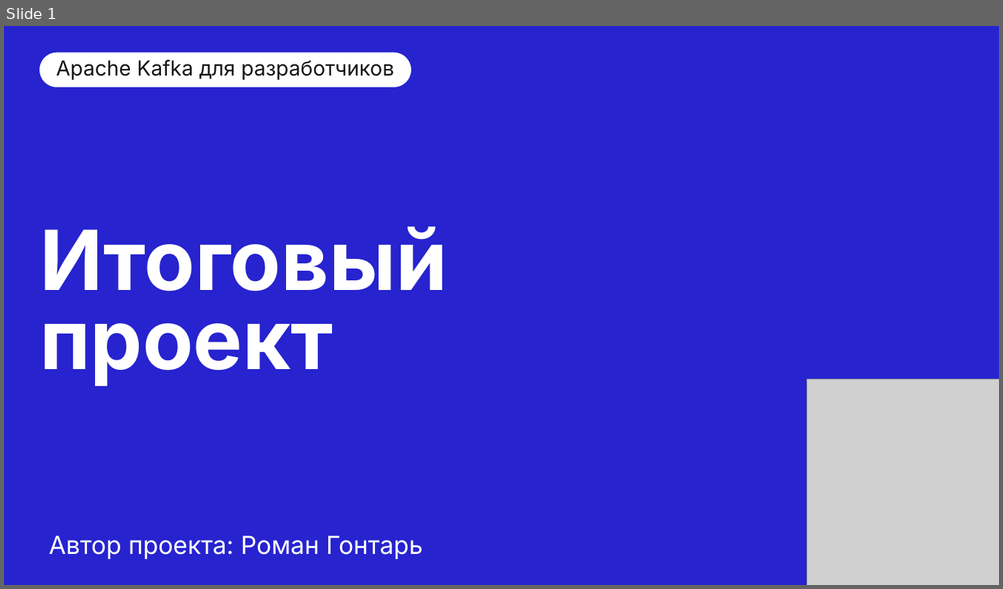
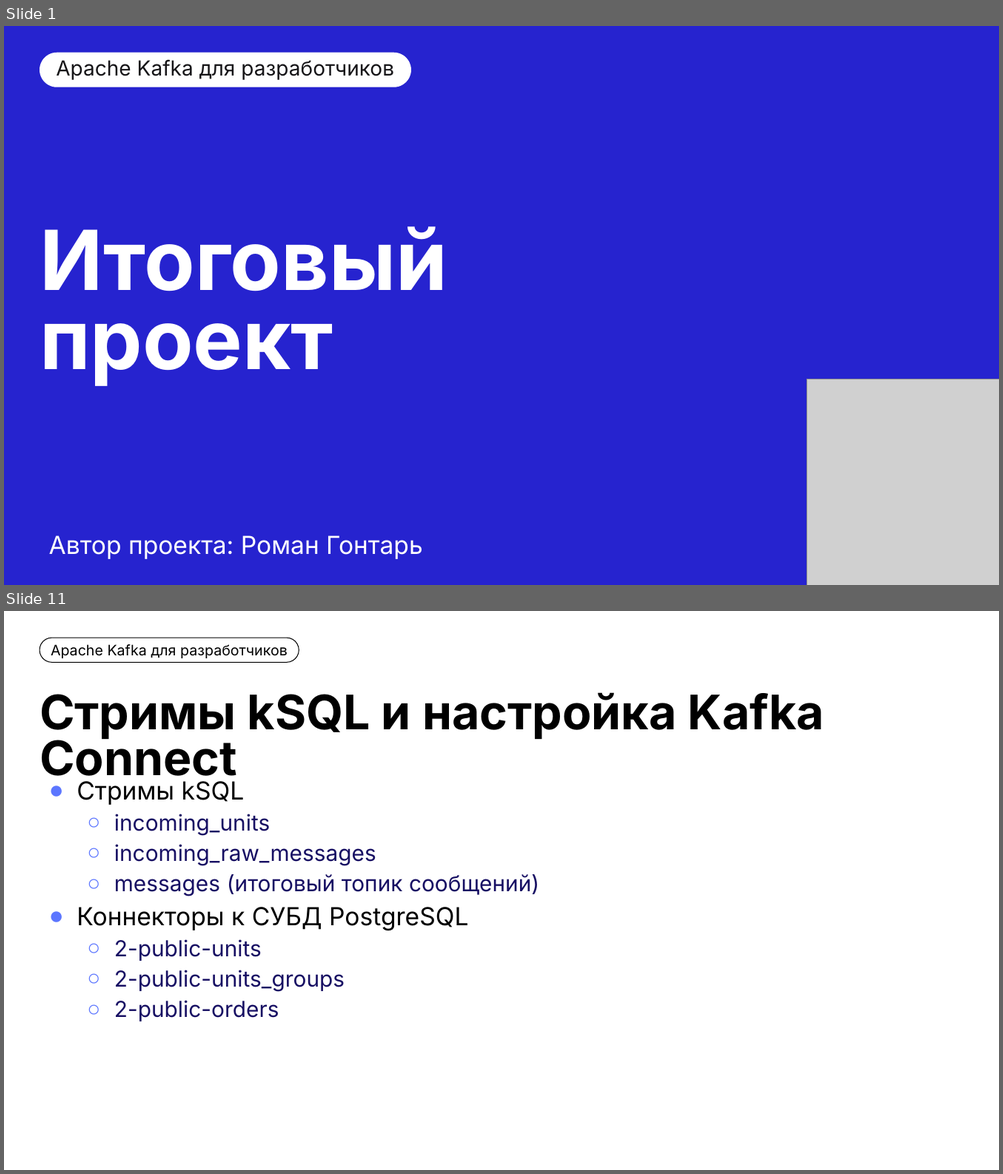
Before and after one commit to CoolGosha/kafka-for-devs-final-project, a slide deck: Защита проекта Кафка для разработчиков Гонтарь Роман.pptx. Shown one above the other, each under a label of ours: slide 1 before the commit, slides 1 and 11 after it; the slides between them are not shown. The pictures are 1003x589 and 1003x1174 pixels, drawn with LibreOffice and Linux fonts; fonts in the diff are those of the drawing; grey boxes stand for pictures; background and template pictures are left out. Boxes give left, top, right and bottom in pixels: in the first picture for what was removed or moved away, otherwise in the second. Text is boxed around its words. In the diff, an @@ line names an element or a change of style, - is before the commit and + after.

Commit message:
Update README.md и Защита проекта Кафка для разработчиков Гонтарь Роман.pptx

```diff
--- a/Защита проекта Кафка для разработчиков Гонтарь Роман.pptx
+++ b/Защита проекта Кафка для разработчиков Гонтарь Роман.pptx
@@ slide 11 added at (4, 611, 999, 1170), background #FFFFFF @@
@@ rounded rectangle added at (40, 638, 299, 663), fill #FFFFFF, outline #000000 0.75 pt, 14 pt, text #000000 @@
+Apache Kafka для разработчиков
@@ title added at (40, 692, 824, 786), 46 pt, text #000000, bold @@
+Стримы kSQL и настройка Kafka Connect
@@ text added at (77, 781, 539, 1022), 21.3 pt, text #170F63 @@
+● Стримы kSQL
+  ○ incoming_units
+  ○ incoming_raw_messages
+  ○ messages (итоговый топик сообщений)
+● Коннекторы к СУБД PostgreSQL
+  ○ 2-public-units
+  ○ 2-public-units_groups
+  ○ 2-public-orders
```
Also in this commit, not shown: 2 slides changed, 13 other slides added, 6 slides removed, 1 other file.
